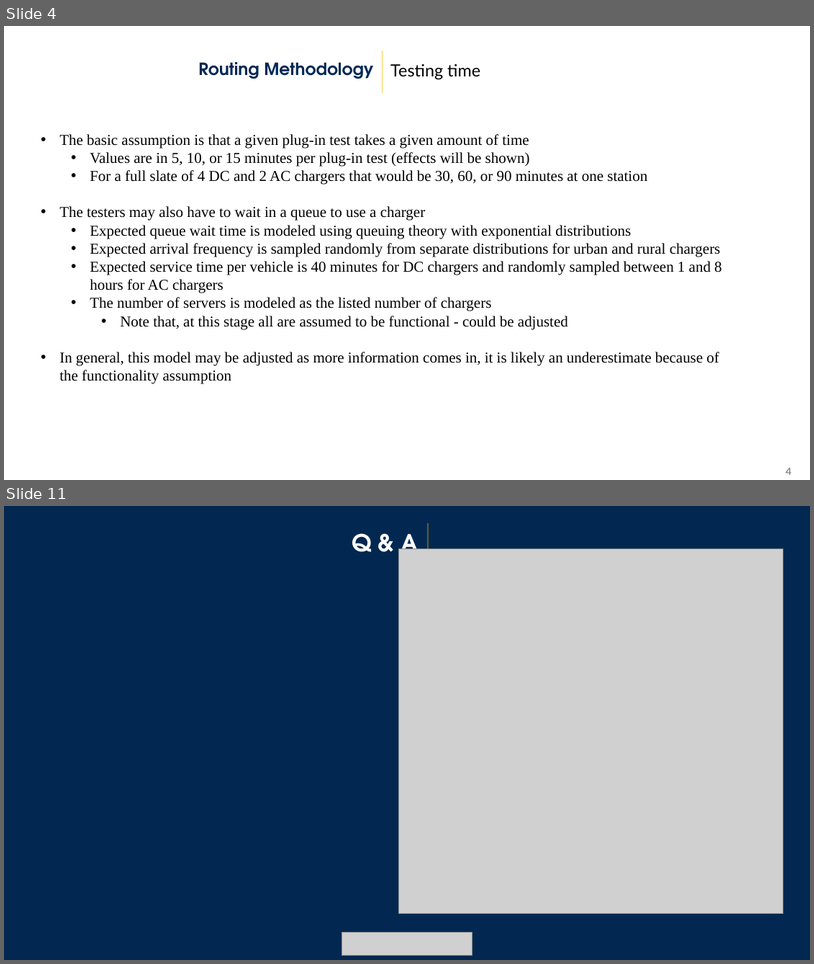
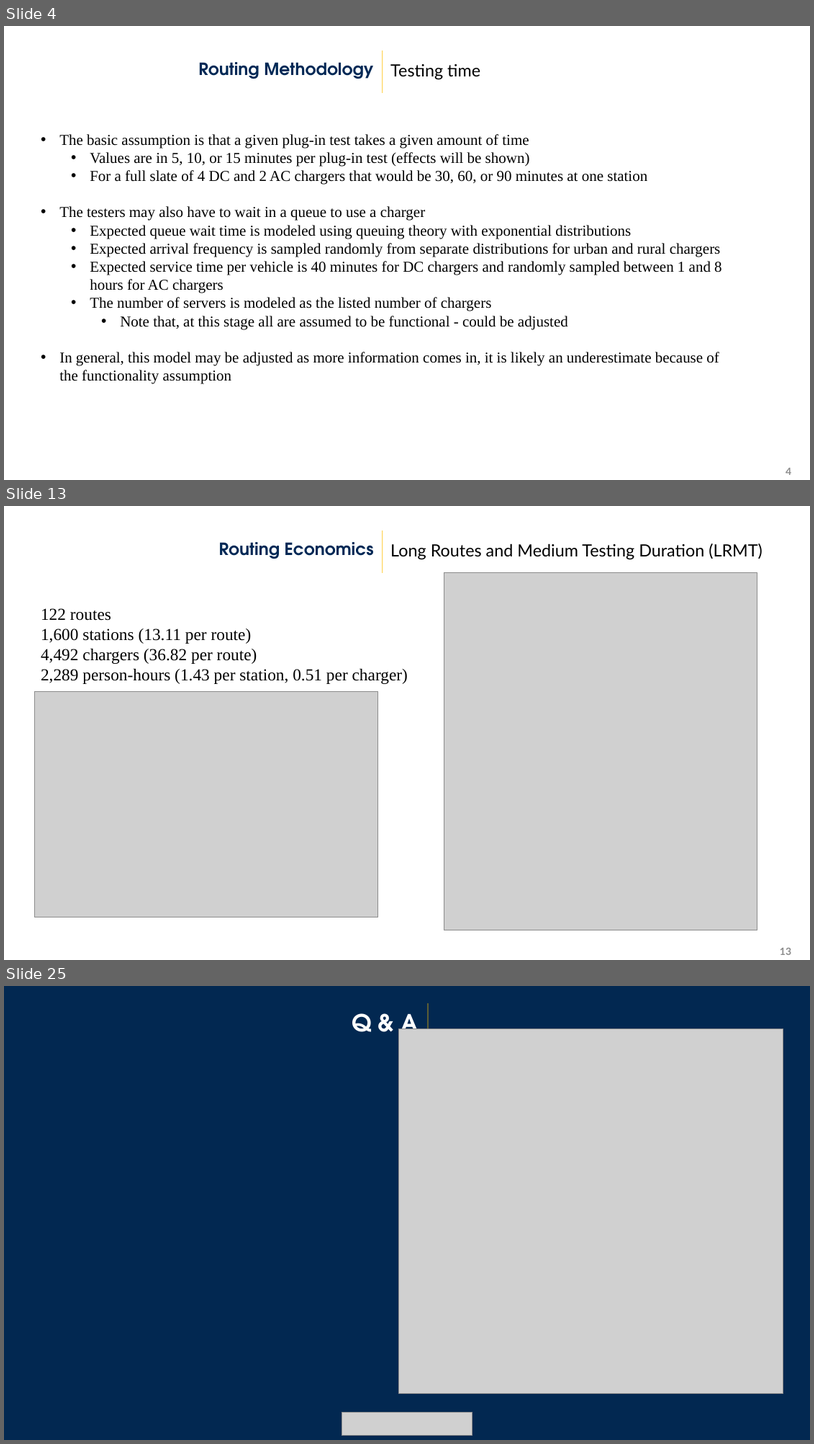
Before and after one commit to airabino/electric_vrp, a slide deck: 02_07_24.pptx. Shown one above the other, each under a label of ours: slides 4 and 11 before the commit, slides 4, 13 and 25 after it; the slides between them are not shown. The pictures are 814x964 and 814x1444 pixels, drawn with LibreOffice and Linux fonts; fonts in the diff are those of the drawing; grey boxes stand for pictures; background and template pictures are left out. Boxes give left, top, right and bottom in pixels: in the first picture for what was removed or moved away, otherwise in the second. Text is boxed around its words. In the diff, an @@ line names an element or a change of style, - is before the commit and + after.

```diff
--- a/02_07_24.pptx
+++ b/02_07_24.pptx
@@ slide 13 added at bbox=[4, 506, 810, 960], background picture (left out); not listed: 1 template element that a slide beside it also shows @@
@@ text added at bbox=[219, 542, 374, 559], 20 pt, text #002855, bold @@
+Routing Economics
@@ text added at bbox=[391, 543, 763, 560], 20 pt, text #000000 @@
+Long Routes and Medium Testing Duration (LRMT)
@@ picture added at bbox=[445, 573, 759, 930] @@
@@ text added at bbox=[41, 608, 408, 684], 20 pt, text #000000 @@
+122 routes
+1,600 stations (13.11 per route)
+4,492 chargers (36.82 per route)
+2,289 person-hours (1.43 per station, 0.51 per charger)
@@ picture added at bbox=[35, 691, 378, 917] @@
@@ page number added at bbox=[780, 947, 792, 955], 12 pt, text #8C8C8C, bold @@
+13
@@ what was slide 11 is now slide 25 @@
```
Also in this commit, not shown: 7 slides changed, 13 other slides added, 21 other files.
